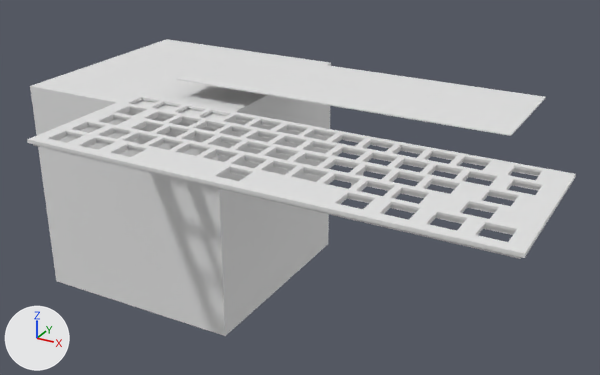
Two versions of the Blender file design/keyboard.blend, one commit apart.
One viewpoint serves both versions: a camera (50 mm lens) standing at (220.0, -378.0, 174.0) and looking at (-27.0, 73.0, -52.0). The axes (+X, +Y, +Z) are drawn at lower left. The lights are the same throughout.

Objects in the first picture: 'Bottom plate', 'Cube', 'Part1', 'Part2', 'Part3'.
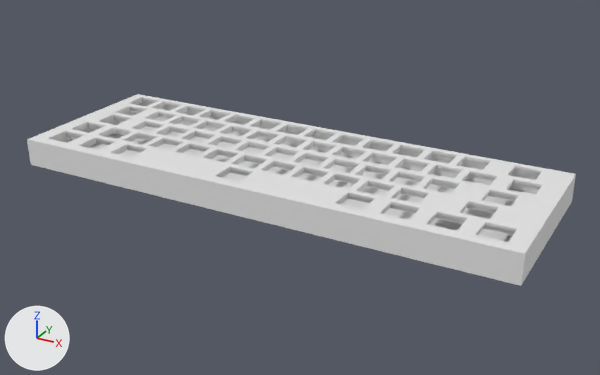
Commit message: Fixed bottom plate and added frame to top plate

Pixel boxes (x1, y1, x2, y2) of what changed, in the pictures (600 x 375 px):
'Cube', deleted
    before: (30, 39, 331, 336)
'Part3', reshaped (20% taller)
    before: (318, 137, 576, 259)
    after: (318, 137, 576, 284)
'Bottom plate', reshaped, moved, rescaled (46% wider, 100% taller)
    before: (177, 53, 546, 136)
    after: (31, 119, 572, 286)
'Part2', reshaped (22% taller)
    before: (126, 112, 371, 213)
    after: (126, 112, 371, 235)
'Part1', reshaped (25% taller)
    before: (27, 94, 236, 168)
    after: (27, 94, 236, 187)
part 1 of me_part3, built on
    before: (520, 173, 576, 256)
    after: (322, 145, 575, 284)
part 2 of me_part2, built on
    before: (129, 166, 325, 213)
    after: (126, 120, 370, 235)
part 3 of me_part1, added
    after: (28, 102, 236, 187)

Patch to the scene script:
```diff
--- a/design/keyboard.blend.py
+++ b/design/keyboard.blend.py
@@ me_cube @@
 # used by ob_bottom_plate; location = (-127.7, 38.2, 5.6); scale = (0.043, 0.043, 0.043)
-me_cube.from_pydata(...)  # 18 vertices, 9 faces; spans x 377.0..5632.0, y 378.0..2197.0, z 248.0..266.0
+me_cube.from_pydata(...)  # 20 vertices, 14 faces; spans x -140.0..148.0, y -178.0..-79.0, z 44.0..45.0
+# me_cube part 4: the whole mesh is rebuilt
@@ me_part3 @@
 # used by ob_part3; location = (98.4, -10.0, 4.9); rotation_euler = (3.142, 0.0, 0.0), in degrees (180, 0, 0)
-me_part3.from_pydata(...)  # 479 vertices, 968 faces; spans x -60.8..55.2, y -50.3..49.2, z -1.9..8.6
+me_part3.from_pydata(...)  # 485 vertices, 977 faces; spans x -60.8..55.2, y -50.3..49.2, z -1.9..12.8
+# me_part3 part 1: 4 vertices removed from x 55.2, y -48.3..47.2, z -1.9..0.1; 12 vertices added at x -60.8..55.2, y -50.3..49.2, z 12.8
@@ me_part2 @@
 # used by ob_part2; location = (-2.4, -11.2, 4.9); rotation_euler = (3.142, 0.0, 0.0), in degrees (180, 0, 0)
-me_part2.from_pydata(...)  # 577 vertices, 1122 faces; spans x -59.1..59.8, y -51.5..48.0, z -1.9..8.6
+me_part2.from_pydata(...)  # 589 vertices, 1138 faces; spans x -59.1..59.8, y -51.5..48.0, z -1.9..12.8
+# me_part2 part 2
+# 2 vertices are removed from x -47.9..44.6, y 46.0, z 2.1
+# 8 faces are deleted
+# 8 new vertices lie (0.0, 0.0, 10.7) away from vertices in x -59.1..59.8, y -49.5..46.0, z 2.1
+# 6 new vertices lie (0.0, 0.0, 12.7) away from vertices in x -59.1..59.8, y -51.5..48.0, z 0.1
+# 24 new faces join them
@@ me_part1 @@
 # used by ob_part1; location = (-90.2, -10.4, 4.9); rotation_euler = (3.142, 0.0, 0.0), in degrees (180, 0, 0)
-me_part1.from_pydata(...)  # 442 vertices, 885 faces; spans x -43.7..49.2, y -50.7..48.8, z -1.9..8.6
+me_part1.from_pydata(...)  # 454 vertices, 900 faces; spans x -43.7..49.2, y -50.7..48.8, z -1.9..12.8
+# me_part1 part 3
+# 4 vertices are added at (-41.7, 46.8, 12.8), (-41.7, -48.7, 12.8), (35.3, -48.7, 12.8), (28.7, 46.8, 12.8)
+# 8 new vertices lie (0.0, 0.0, 12.7) away from vertices in x -43.7..35.3, y -50.7..48.8, z 0.1
+# 15 new faces join them
@@ ob_bottom_plate @@
 ob_bottom_plate = bpy.data.objects.new('Bottom plate', me_cube)
-ob_bottom_plate.location = (-127.7, 38.2, 5.6)
-ob_bottom_plate.scale = (0.043, 0.043, 0.043)
+ob_bottom_plate.location = (5.7, 119.3, -53.1)
@@ ob_cube @@
-ob_cube = bpy.data.objects.new('Cube', me_cube_001)
-ob_cube.location = (-139.4, 104.3, -74.6)
```
